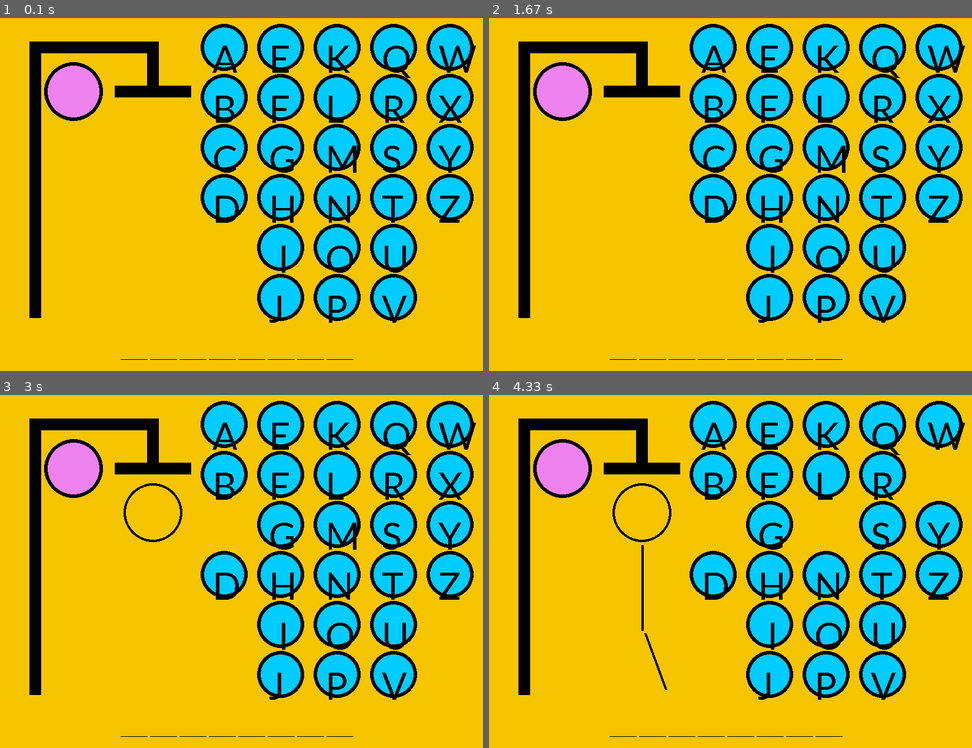
Above: before the commit, frames 1-4 (two rows, left to right).
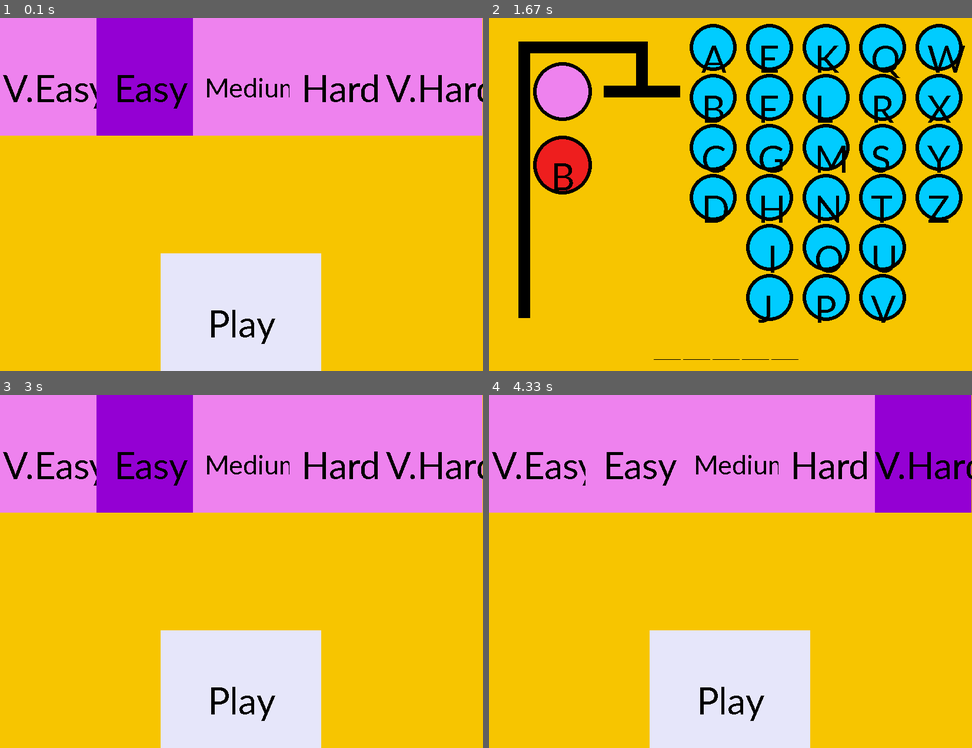
Above: after the commit, the same moments.

Repository: Arpo-Two/Pygame-Hangman
Game: pygame game, started from Hangman.py
Two runs of this game, one before a commit and one after it. Both use one fixed random seed, a clock stepped at 60 frames per second and the inputs below.
Inputs (mouse positions are in pixels of both pictures, inside the frame that each line leads up to):
- Up to frame 1 (0.1 s): no input
- Up to frame 2 (1.67 s): click (730, 321) at 0.38 s, where only the run after the commit has a clickable "Play"; click (614, 198) at 0.72 s
- Up to frame 3 (3 s): click (67, 560) at 2.05 s; click (227, 511) at 2.38 s; click (164, 455) at 2.72 s
- Up to frame 4 (4.33 s): click (546, 493) at 3.05 s; click (831, 507) at 3.38 s; click (585, 451) at 3.72 s; click (923, 465) at 4.05 s, where only the run after the commit has a clickable "V.Hard"

The runs differ from the first frame. In frame 1, 58% of the frame differs, in the area x 0-100%, y 0-100%; in frame 2, 1.6%; in frame 3, 57%; in frame 4, 57%.

Commit message:
Added difficulty level

Diff:
--- a/Hangman.py
+++ b/Hangman.py
@@ -1,12 +1,13 @@
 import pygame
 import random
-
 pygame.init()
 pygame.font.init()
 tlarg = 821
 talt = 600
 pygame.display.set_caption('Hangman')
 fonte = pygame.font.SysFont('Candaras', 70)
+small = pygame.font.SysFont('Candaras', 50)
+
 win = pygame.display.set_mode((tlarg, talt), pygame.FULLSCREEN)
 default = (247, 197, 0)
 looser = (138, 7, 7)
@@ -30,9 +31,42 @@
         self.discovered_letters = []
         self.color = default
         self.score = 1000 * names.index(self.word) / len(names)
+        self.menu = True
+        self.difficulty = 'easy'
+        self.veasy_color = (238, 130, 238)
+        self.easy_color = (148, 0, 211)
+        self.medium_color = (238, 130, 238)
+        self.hard_color = (238, 130, 238)
+        self.vhard_color = (238, 130, 238)
 
 
 game = Game()
+
+
+def menu():
+    pygame.draw.rect(win, (0, 0, 0), (0, 0, tlarg // 5, talt // 3), 8)
+    pygame.draw.rect(win, game.veasy_color, (0, 0, tlarg // 5, talt // 3))
+    win.blit(fonte.render('V.Easy', False, (0, 0, 0)), (5, 80))
+
+    pygame.draw.rect(win, (0, 0, 0), (tlarg // 5, 0, tlarg // 5, talt // 3), 8)
+    pygame.draw.rect(win, game.easy_color, (tlarg // 5, 0, tlarg // 5, talt // 3))
+    win.blit(fonte.render('Easy', False, (0, 0, 0)), (30 + tlarg // 5, 80))
+
+    pygame.draw.rect(win, (0, 0, 0), (2 * tlarg // 5, 0, tlarg // 5, talt // 3), 8)
+    pygame.draw.rect(win, game.medium_color, (2 * tlarg // 5, 0, tlarg // 5, talt // 3))
+    win.blit(small.render('Medium', False, (0, 0, 0)), (20 + 2 * tlarg // 5, 90))
+
+    pygame.draw.rect(win, (0, 0, 0), (3 * tlarg // 5, 0, tlarg // 5, talt // 3), 8)
+    pygame.draw.rect(win, game.hard_color, (3 * tlarg // 5, 0, tlarg // 5, talt // 3))
+    win.blit(fonte.render('Hard', False, (0, 0, 0)), (20 + 3 * tlarg // 5, 80))
+
+    pygame.draw.rect(win, (0, 0, 0), (4 * tlarg // 5, 0, tlarg // 5, talt // 3), 8)
+    pygame.draw.rect(win, game.vhard_color, (4 * tlarg // 5, 0, tlarg // 5, talt // 3))
+    win.blit(fonte.render('V.Hard', False, (0, 0, 0)), (4 * tlarg // 5, 80))
+
+    pygame.draw.rect(win, (0, 0, 0), (tlarg // 3, talt * 2 // 3, tlarg // 3, talt // 3), 8)
+    pygame.draw.rect(win, (230, 230, 250), (tlarg // 3, talt * 2 // 3, tlarg // 3, talt // 3))
+    win.blit(fonte.render('Play', False, (0, 0, 0)), (80 + tlarg // 3, 80 + talt * 2 // 3))
 
 
 def dr(x1, x2, y1, y2):
@@ -66,7 +100,16 @@
 
 
 def new_game():
-    game.word = random.choice(names)
+    if game.difficulty == 'veasy':
+        game.word = names[random.randint(0, len(names) // 5)]
+    elif game.difficulty == 'easy':
+        game.word = names[random.randint(len(names) // 5, len(names) * 2 // 5)]
+    elif game.difficulty == 'medium':
+        game.word = names[random.randint(2 * len(names) // 5, len(names) * 3 // 5)]
+    elif game.difficulty == 'hard':
+        game.word = names[random.randint(3 * len(names) // 5, len(names) * 5 // 5)]
+    else:
+        game.word = names[random.randint(len(names) * 4 // 5, len(names))]
     game.misses = 0
     game.letters = ['A', 'B', 'C', 'D', 'E', 'F', 'G', 'H', ' I', 'J', 'K', 'L', 'M', 'N', 'O', 'P', 'Q', 'R', 'S',
                     'T', 'U', 'V', 'W', 'X', 'Y', 'Z']
@@ -103,33 +146,11 @@
     game.score = 1000 * names.index(game.word) / len(names)
 
 
-if len(game.word) % 2 == 0:
-    l = len(game.word) - 2
-    game.lines.append((355, 400))
-    game.lines.append((405, 450))
-    while l > 0:
-        if l % 2 == 0:
-            game.lines.append((405 + (len(game.word) - l) * 25, 450 + (len(game.word) - l) * 25))
-            l -= 1
-        else:
-            game.lines.append((425 - (len(game.word) - l) * 25, 380 - (len(game.word) - l) * 25))
-            l -= 1
-else:
-    l = len(game.word) - 1
-    game.lines.append((380, 425))
-    while l > 0:
-        if l % 2 == 0:
-            game.lines.append((405 + (len(game.word) - l) * 25, 450 + (len(game.word) - l) * 25))
-            l -= 1
-        else:
-            game.lines.append((425 - (len(game.word) - l) * 25, 380 - (len(game.word) - l) * 25))
-            l -= 1
-game.lines = organize(game.lines)
+
 run = True
 while run:
     pygame.time.Clock()
     win.fill(game.color)
-
     for event in pygame.event.get():
         if event.type == pygame.QUIT:
             run = False
@@ -137,63 +158,121 @@
             if event.key == pygame.K_ESCAPE:
                 run = False
         elif event.type == pygame.MOUSEBUTTONDOWN:
-            if game.color != default:
-                new_game()
-            for p in game.pos:
-                if p is not None:
-                    if dr(pygame.mouse.get_pos()[0], p[0], pygame.mouse.get_pos()[1], p[1]) < 40:
-                        letter = game.letters[game.pos.index(p)][-1].lower()
-                        if letter in game.word:
-                            for o in ocurrs(letter, game.word):
-                                game.discovered_letters.append((letter, o))
-
-                        else:
-                            game.misses += 1
-
-                        game.pos[game.pos.index(p)] = None
-
-    pygame.draw.rect(win, (0, 0, 0), (50, 40, 20, 470))
-    pygame.draw.rect(win, (0, 0, 0), (50, 40, 200, 20))
-    pygame.draw.rect(win, (0, 0, 0), (250, 40, 20, 75))
-    pygame.draw.rect(win, (0, 0, 0), (195, 115, 130, 20))
-
-    if game.misses > 0:
-        pygame.draw.circle(win, (0, 0, 0), (260, 200), 50, 4)
-        if game.misses > 1:
-            pygame.draw.line(win, (0, 0, 0), (260, 255), (260, 400), 4)
-            if game.misses > 2:
-                pygame.draw.line(win, (0, 0, 0), (265, 405), (300, 500), 4)
-                if game.misses > 3:
-                    pygame.draw.line(win, (0, 0, 0), (255, 405), (220, 500), 4)
-                    if game.misses > 4:
-                        pygame.draw.line(win, (0, 0, 0), (255, 305), (220, 380), 4)
-                        if game.misses > 5:
-                            pygame.draw.line(win, (0, 0, 0), (265, 305), (300, 380), 4)
-                        if game.misses > 6:
-                            pygame.draw.line(win, (0, 0, 0), (230, 190), (250, 170), 4)
-                            pygame.draw.line(win, (0, 0, 0), (230, 170), (250, 190), 4)
-                            pygame.draw.line(win, (0, 0, 0), (270, 190), (290, 170), 4)
-                            pygame.draw.line(win, (0, 0, 0), (270, 170), (290, 190), 4)
-                            game.color = looser
-                            for p in game.pos:
-                                if p is not None:
-                                    letter = game.letters[game.pos.index(p)][-1].lower()
-                                    if letter in game.word:
-                                        for o in ocurrs(letter, game.word):
-                                            game.discovered_letters.append((letter, o))
-    if len(game.discovered_letters) == len(game.word):
-        game.color = winner
-    for line in game.lines:
-        pygame.draw.line(win, (0, 0, 0), (line[0], 580), (line[1], 580))
-    for dl in game.discovered_letters:
-        win.blit(fonte.render(dl[0], False, (0, 0, 0)), (game.lines[dl[1]][0], 540))
-    for p in game.pos:
-        if p is not None:
-            pygame.draw.circle(win, (0, 204, 255), (p[0], p[1]), 40)
-            pygame.draw.circle(win, (0, 0, 0), (p[0], p[1]), 40, 6)
-            win.blit(fonte.render(game.letters[game.pos.index(p)], False, (0, 0, 0)), (p[0] - 20, p[1] - 20))
-    pygame.draw.circle(win, (238, 130, 238), (125, 125), 50)
-    pygame.draw.circle(win, (0, 0, 0), (125, 125), 50, 6)
-    if game.color != default:
-        win.blit(fonte.render(str(round(game.score)), False, (0, 0, 0)), (85, 105))
+            if game.menu:
+                if pygame.mouse.get_pos()[1] < talt // 3:
+                    if pygame.mouse.get_pos()[0] < tlarg // 5:
+                        game.veasy_color = (148, 0, 211)
+                        game.easy_color = (238, 130, 238)
+                        game.medium_color = (238, 130, 238)
+                        game.hard_color = (238, 130, 238)
+                        game.vhard_color = (238, 130, 238)
+                        game.difficulty = 'veasy'
+                    elif pygame.mouse.get_pos()[0] < 2 * tlarg // 5:
+                        game.veasy_color = (238, 130, 238)
+                        game.easy_color = (148, 0, 211)
+                        game.medium_color = (238, 130, 238)
+                        game.hard_color = (238, 130, 238)
+                        game.vhard_color = (238, 130, 238)
+                        game.difficulty = 'easy'
+                    elif pygame.mouse.get_pos()[0] < 3 * tlarg // 5:
+                        game.veasy_color = (238, 130, 238)
+                        game.easy_color = (238, 130, 238)
+                        game.medium_color = (148, 0, 211)
+                        game.hard_color = (238, 130, 238)
+                        game.vhard_color = (238, 130, 238)
+                        game.difficulty = 'medium'
+                    elif pygame.mouse.get_pos()[0] < 4 * tlarg // 5:
+                        game.veasy_color = (238, 130, 238)
+                        game.easy_color = (238, 130, 238)
+                        game.medium_color = (238, 130, 238)
+                        game.hard_color = (148, 0, 211)
+                        game.vhard_color = (238, 130, 238)
+                        game.difficulty = 'hard'
+                    else:
+                        game.veasy_color = (238, 130, 238)
+                        game.easy_color = (238, 130, 238)
+                        game.medium_color = (238, 130, 238)
+                        game.hard_color = (238, 130, 238)
+                        game.vhard_color = (148, 0, 211)
+                        game.difficulty = 'vhard'
+                elif pygame.mouse.get_pos()[1] > talt * 2 // 3 and 2 * tlarg // 3 > pygame.mouse.get_pos()[0] >\
+                        tlarg // 3:
+                    game.menu = False
+                    if game.difficulty == 'easy':
+                        game.word = names[random.randint(0, len(names) // 3)]
+                    elif game.difficulty == 'medium':
+                        game.word = names[random.randint(len(names) // 3, len(names) * 2 // 3)]
+                    else:
+                        game.word = names[random.randint(len(names) * 2 // 3, len(names))]
+                    new_game()
+
+            else:
+                if game.color != default:
+                    new_game()
+                if dr(pygame.mouse.get_pos()[0], 125, pygame.mouse.get_pos()[1], 250) < 50:
+                    game.menu = True
+                for p in game.pos:
+                    if p is not None:
+                        if dr(pygame.mouse.get_pos()[0], p[0], pygame.mouse.get_pos()[1], p[1]) < 40:
+                            letter = game.letters[game.pos.index(p)][-1].lower()
+                            if letter in game.word:
+                                for o in ocurrs(letter, game.word):
+                                    game.discovered_letters.append((letter, o))
+
+                            else:
+                                game.misses += 1
+
+                            game.pos[game.pos.index(p)] = None
+
+    if game.menu:
+        menu()
+    else:
+
+        pygame.draw.rect(win, (0, 0, 0), (50, 40, 20, 470))
+        pygame.draw.rect(win, (0, 0, 0), (50, 40, 200, 20))
+        pygame.draw.rect(win, (0, 0, 0), (250, 40, 20, 75))
+        pygame.draw.rect(win, (0, 0, 0), (195, 115, 130, 20))
+
+        if game.misses > 0:
+            pygame.draw.circle(win, (0, 0, 0), (260, 200), 50, 4)
+            if game.misses > 1:
+                pygame.draw.line(win, (0, 0, 0), (260, 255), (260, 400), 4)
+                if game.misses > 2:
+                    pygame.draw.line(win, (0, 0, 0), (265, 405), (300, 500), 4)
+                    if game.misses > 3:
+                        pygame.draw.line(win, (0, 0, 0), (255, 405), (220, 500), 4)
+                        if game.misses > 4:
+                            pygame.draw.line(win, (0, 0, 0), (255, 305), (220, 380), 4)
+                            if game.misses > 5:
+                                pygame.draw.line(win, (0, 0, 0), (265, 305), (300, 380), 4)
+                            if game.misses > 6:
+                                pygame.draw.line(win, (0, 0, 0), (230, 190), (250, 170), 4)
+                                pygame.draw.line(win, (0, 0, 0), (230, 170), (250, 190), 4)
+                                pygame.draw.line(win, (0, 0, 0), (270, 190), (290, 170), 4)
+                                pygame.draw.line(win, (0, 0, 0), (270, 170), (290, 190), 4)
+                                game.color = looser
+                                for p in game.pos:
+                                    if p is not None:
+                                        letter = game.letters[game.pos.index(p)][-1].lower()
+                                        if letter in game.word:
+                                            for o in ocurrs(letter, game.word):
+                                                game.discovered_letters.append((letter, o))
+        if len(game.discovered_letters) == len(game.word):
+            game.color = winner
+        for line in game.lines:
+            pygame.draw.line(win, (0, 0, 0), (line[0], 580), (line[1], 580))
+        for dl in game.discovered_letters:
+            win.blit(fonte.render(dl[0], False, (0, 0, 0)), (game.lines[dl[1]][0], 540))
+        for p in game.pos:
+            if p is not None:
+                pygame.draw.circle(win, (0, 204, 255), (p[0], p[1]), 40)
+                pygame.draw.circle(win, (0, 0, 0), (p[0], p[1]), 40, 6)
+                win.blit(fonte.render(game.letters[game.pos.index(p)], False, (0, 0, 0)), (p[0] - 20, p[1] - 20))
+        pygame.draw.circle(win, (238, 130, 238), (125, 125), 50)
+        pygame.draw.circle(win, (0, 0, 0), (125, 125), 50, 6)
+        if game.color != default:
+            win.blit(fonte.render(str(round(game.score)), False, (0, 0, 0)), (85, 105))
+        pygame.draw.circle(win, (238, 30, 30), (125, 250), 50)
+        pygame.draw.circle(win, (0, 0, 0), (125, 250), 50, 6)
+        win.blit(fonte.render('B', False, (0, 0, 0)), (105, 230))
     pygame.display.update()
